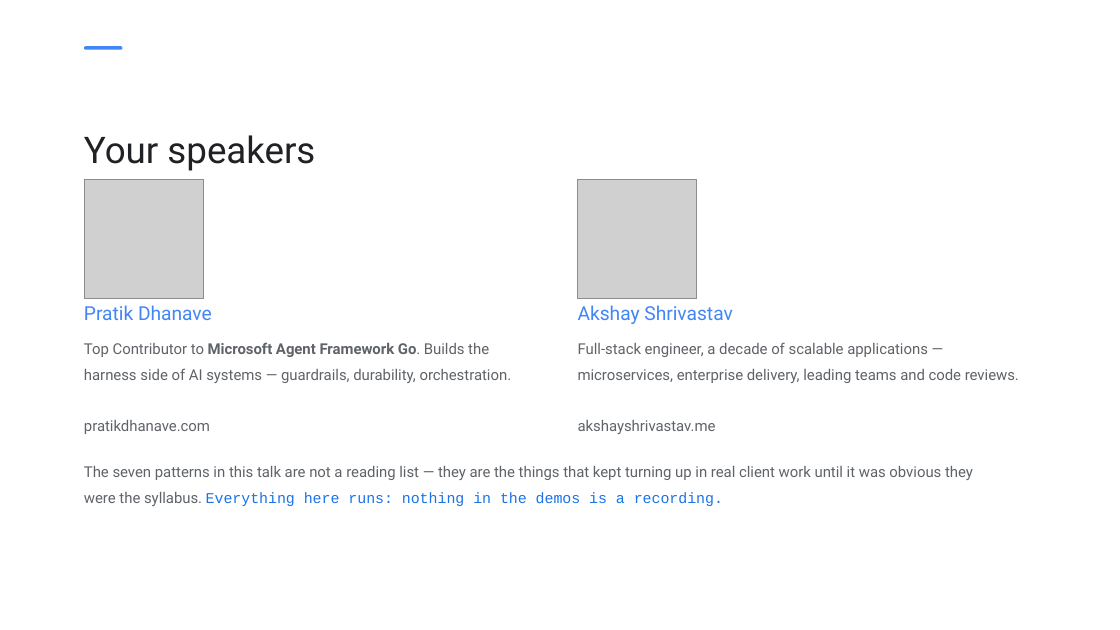
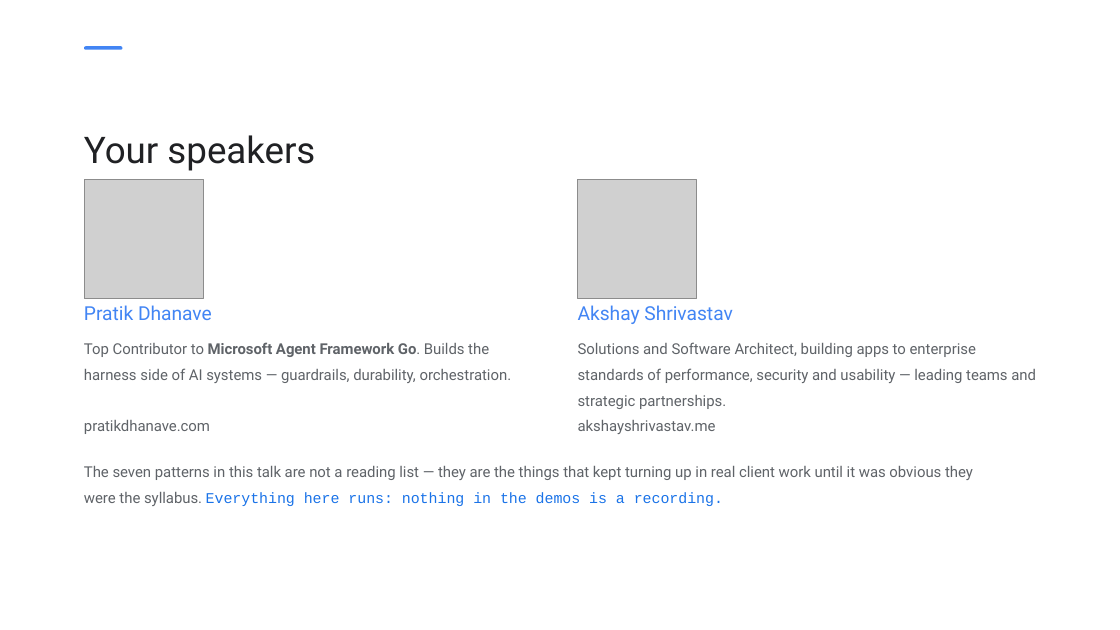
Before and after one commit to PratikDhanave/harness-engineering, a slide deck: slide 3 of docs/presentation/harness-engineering.pptx. Drawn at 1120x630 pixels with LibreOffice and Linux fonts; fonts in the diff are those of the drawing; grey boxes stand for pictures. Boxes give left, top, right and bottom in pixels: in the first picture for what was removed or moved away, otherwise in the second. Text is boxed around its words. In the diff, an @@ line names an element or a change of style, - is before the commit and + after.

```diff
--- a/docs/presentation/harness-engineering.pptx
+++ b/docs/presentation/harness-engineering.pptx
@@ text at <box>578,342,1036,409</box>: text changed @@
-Full-stack engineer, a decade of scalable applications — microservices, enterprise delivery, leading teams and code reviews.
+Solutions and Software Architect, building apps to enterprise standards of performance, security and usability — leading teams and strategic partnerships.
```
Also in this commit, not shown: 1 slide added, 21 other files.
